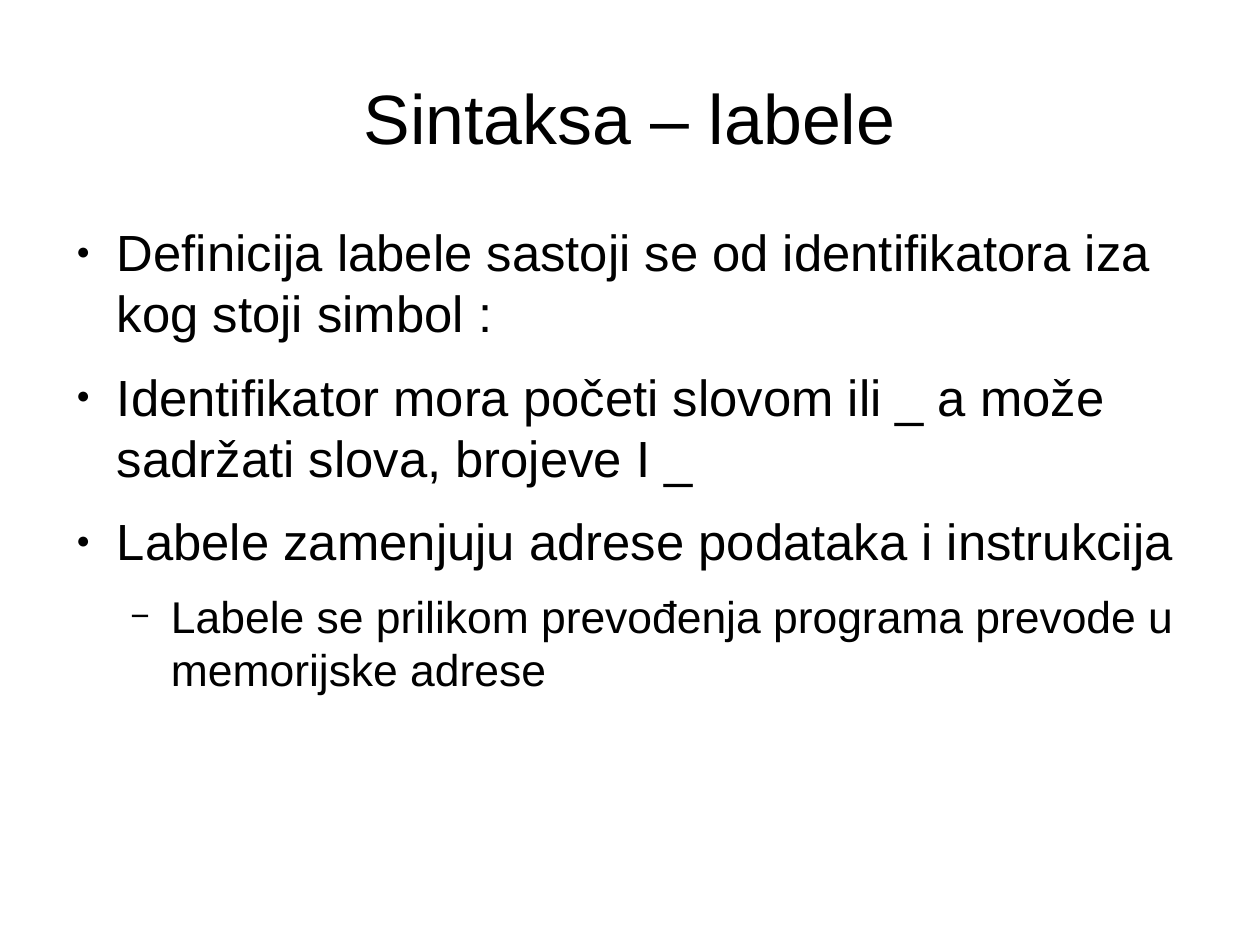
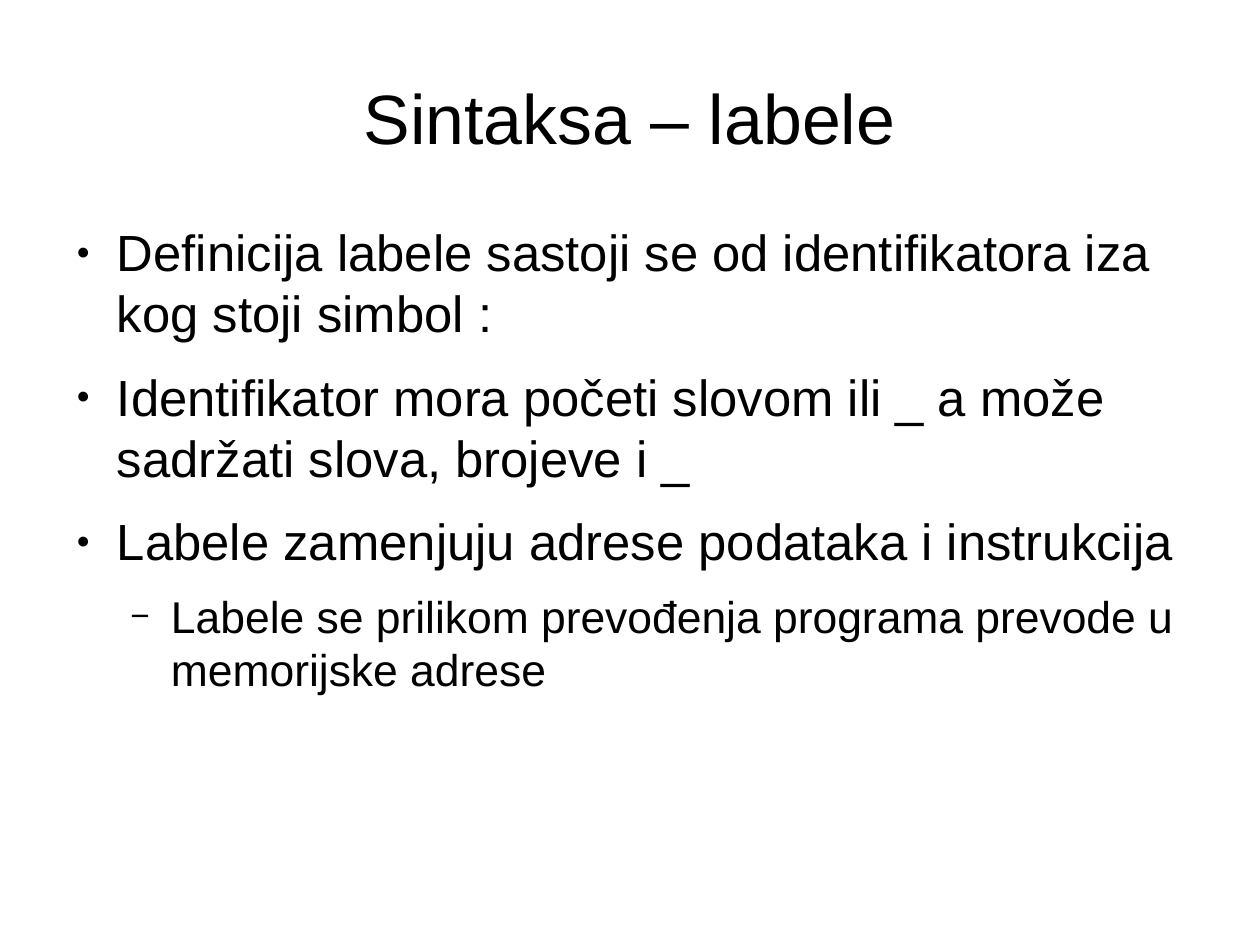
Before and after one commit to NikolaMilev/assembler-prezentacije, a slide deck: slide 4 of cas01/prez.odp. Drawn at 1260x945 pixels with LibreOffice and Linux fonts; fonts in the diff are those of the drawing. Boxes give left, top, right and bottom in pixels: in the first picture for what was removed or moved away, otherwise in the second. Text is boxed around its words. In the diff, an @@ line names an element or a change of style, - is before the commit and + after.

```diff
--- a/cas01/prez.odp
+++ b/cas01/prez.odp
@@ text at (117,379,1104,487): text changed @@
-● Identifikator mora početi slovom ili _ a može sadržati slova, brojeve I _
+● Identifikator mora početi slovom ili _ a može sadržati slova, brojeve i _
```
Also in this commit, not shown: 7 other slides changed, 9 slides added, 4 other files.
